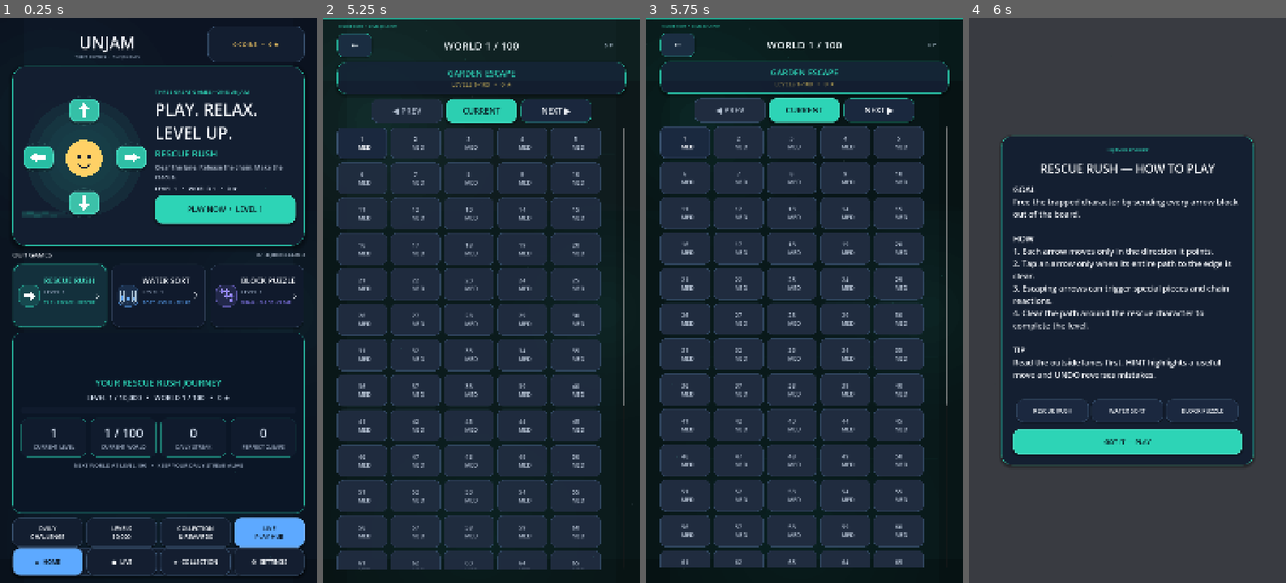
Above: before the commit, frames 1-4 (left to right).
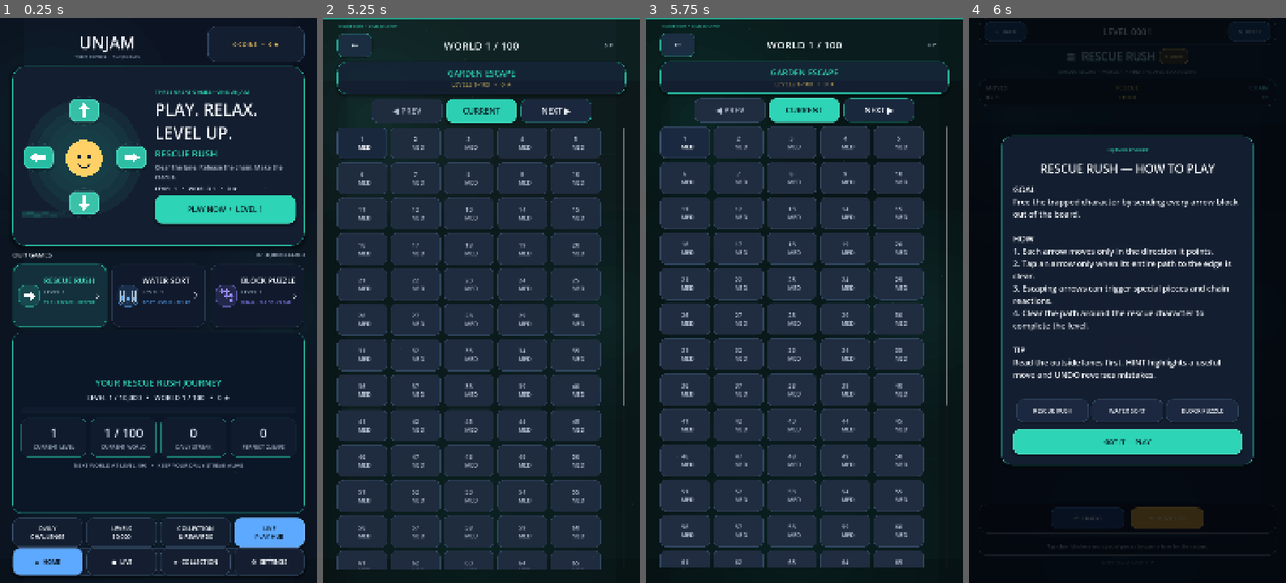
Above: after the commit, the same moments.

Repository: eghosa001/unjam
Game: Godot game, scene res://scenes/Main.tscn
The game is run twice, just before and just after one commit, with the same random seed, the same clock (stepped at 60 frames per second) and the same inputs.
Inputs:
- Up to frame 1 (0.25 s): no input
- Up to frame 2 (5.25 s): click "PLAY NOW • LEVEL 1" at 0.5 s; click "NEXT ▶" at 1.25 s; click "←" at 2 s; click "PLAY NOW • LEVEL 1" at 2.75 s; click "◀ PREV" at 3.5 s; click "NEXT ▶" at 4.25 s; click "CURRENT" at 5 s
- Up to frame 3 (5.75 s): no input
- Up to frame 4 (6 s): click "1 MED" at 5.75 s

Frames 1-3 are identical in both runs. In frame 4, 53% of the frame differs, in the area x 0-100%, y 0-100%.
Error before the commit: Parse Error: Could not resolve class "res://scripts/game/rescue_rush_polished.gd". (res://scripts/game/rescue_rush_premium.gd:1)

Commit message:
Restore full Rescue gameplay and apply narrow HUD scaling

Diff:
--- a/scripts/game/game.gd
+++ b/scripts/game/game.gd
@@ -219,21 +219,467 @@
 	hint_label.autowrap_mode = TextServer.AUTOWRAP_WORD_SMART
 	hint_label.custom_minimum_size = Vector2(0, 60)
 	root_box.add_child(hint_label)
+	PremiumVisuals.entrance(root_box, 0.03)
+
+func piece_color(type: String) -> Color:
+	match type:
+		"rotate": return Color("7656c9")
+		"key": return Color("d89b36")
+		"gate": return Color("754668")
+		"bomb": return Color("c4534c")
+		"linked": return Color("2b9e91")
+		"blocker": return Color("343b4a")
+		_: return Color("2f5f91").lerp(world_accent(), 0.25)
 
 func render_board() -> void:
-	# Keep the rest of the established gameplay implementation in this file.
-	# This method body and the methods below are supplied by the existing source.
-	_render_board_existing()
-
-func _render_board_existing() -> void:
+	if board_grid == null:
+		return
 	for child in board_grid.get_children():
 		child.queue_free()
-	var cell_size := clampf((900.0 - float(width - 1) * 10.0) / float(width), 88.0, 132.0)
+	moves_label.text = "MOVES  %d / %d" % [moves, par_moves]
+	rescue_label.text = "SAFE" if rescued else "RESCUE  " + rescue_id.to_upper()
+	chain_label.text = "CHAIN ×%d" % chain_count if chain_count > 1 else ""
+	var cell_size: int = 142 if width <= 5 else 116
 	for y in range(height):
 		for x in range(width):
 			var pos := Vector2i(x, y)
-			var cell := _make_cell(pos, cell_size)
-			board_grid.add_child(cell)
-	moves_label.text = "MOVES\n%d / %d" % [moves, par_moves]
-	rescue_label.text = "RESCUE\n%s" % rescue_id.to_upper()
-	chain_label.text = "CHAIN\n×%d" % maxi(1, chain_count)
+			var piece_index: int = get_piece_index_at(pos)
+			if not rescued and pos == rescue_pos:
+				var slot := PanelContainer.new()
+				slot.custom_minimum_size = Vector2(cell_size, cell_size)
+				slot.add_theme_stylebox_override("panel", style_box(Color("18243d"), 28, Color("ffd166"), 2))
+				var token := RescueToken.new()
+				token.custom_minimum_size = Vector2(cell_size, cell_size)
+				token.configure(rescue_id, Color("ffd166"))
+				slot.add_child(token)
+				board_grid.add_child(slot)
+				_animate_cell(slot, x, y)
+			elif piece_index >= 0:
+				var piece: Dictionary = pieces[piece_index]
+				var button := PremiumPieceButton.new()
+				button.custom_minimum_size = Vector2(cell_size, cell_size)
+				button.tooltip_text = String(piece.get("type", "normal")).capitalize()
+				button.configure(String(piece.get("type", "normal")), String(piece.get("direction", "right")), piece_color(String(piece.get("type", "normal"))))
+				button.disabled = String(piece.get("type", "normal")) in ["gate", "blocker"]
+				if not button.disabled:
+					button.pressed.connect(try_move.bind(piece_index))
+				board_grid.add_child(button)
+				_animate_cell(button, x, y)
+			else:
+				var empty := PanelContainer.new()
+				empty.custom_minimum_size = Vector2(cell_size, cell_size)
+				empty.add_theme_stylebox_override("panel", style_box(Color(1, 1, 1, 0.025), 24, Color(1, 1, 1, 0.035), 1))
+				board_grid.add_child(empty)
+				_animate_cell(empty, x, y)
+
+func _animate_cell(cell: Control, x: int, y: int) -> void:
+	cell.modulate.a = 0.0
+	cell.scale = Vector2(0.92, 0.92)
+	cell.pivot_offset = cell.custom_minimum_size / 2.0
+	var tween := create_tween()
+	tween.set_parallel(true)
+	var delay: float = float(x + y) * 0.008
+	tween.tween_property(cell, "modulate:a", 1.0, 0.13).set_delay(delay)
+	tween.tween_property(cell, "scale", Vector2.ONE, 0.18).set_delay(delay).set_trans(Tween.TRANS_BACK).set_ease(Tween.EASE_OUT)
+
+func get_piece_index_at(pos: Vector2i) -> int:
+	for i in range(pieces.size()):
+		var piece: Dictionary = pieces[i]
+		if bool(piece.get("active", true)) and Vector2i(int(piece.get("x", -1)), int(piece.get("y", -1))) == pos:
+			return i
+	return -1
+
+func piece_position(piece: Dictionary) -> Vector2i:
+	return Vector2i(int(piece.get("x", 0)), int(piece.get("y", 0)))
+
+func is_inside(pos: Vector2i) -> bool:
+	return pos.x >= 0 and pos.y >= 0 and pos.x < width and pos.y < height
+
+func is_path_clear(index: int) -> bool:
+	if index < 0 or index >= pieces.size():
+		return false
+	var piece: Dictionary = pieces[index]
+	if not bool(piece.get("active", true)):
+		return false
+	var type: String = String(piece.get("type", "normal"))
+	if type in ["blocker", "gate"]:
+		return false
+	var direction: Vector2i = DIRECTIONS.get(String(piece.get("direction", "right")), Vector2i.RIGHT)
+	var pos: Vector2i = piece_position(piece) + direction
+	while is_inside(pos):
+		if not rescued and pos == rescue_pos:
+			return false
+		if get_piece_index_at(pos) >= 0:
+			return false
+		pos += direction
+	return true
+
+func snapshot() -> Dictionary:
+	return {"pieces": pieces.duplicate(true), "moves": moves, "rescued": rescued, "chain": chain_count, "hints": hints_used_this_level}
+
+func _legal_map() -> Dictionary:
+	var result: Dictionary = {}
+	for i in range(pieces.size()):
+		result[i] = is_path_clear(i)
+	return result
+
+func try_move(index: int) -> void:
+	if board_locked or rescued:
+		return
+	hint_label.text = ""
+	if not is_path_clear(index):
+		chain_count = 0
+		hint_label.text = "Blocked — clear its path first."
+		FeedbackManager.blocked()
+		shake_board()
+		return
+	board_locked = true
+	var legal_before: Dictionary = _legal_map()
+	history.append(snapshot())
+	moves += 1
+	chain_count = 1
+	FeedbackManager.escape(chain_count)
+	escape_piece(index, true)
+	await get_tree().create_timer(0.07).timeout
+	await _resolve_cascades(legal_before)
+	await resolve_rescue()
+	if not rescued:
+		render_board()
+		_save_checkpoint()
+	board_locked = false
+
+func _resolve_cascades(previous_legal: Dictionary) -> void:
+	var baseline: Dictionary = previous_legal.duplicate()
+	var guard: int = 0
+	var max_steps: int = maxi(8, pieces.size() * 2)
+	while guard < max_steps:
+		guard += 1
+		var newly_opened: Array[int] = []
+		for i in range(pieces.size()):
+			if bool(pieces[i].get("active", true)) and is_path_clear(i) and not bool(baseline.get(i, false)):
+				newly_opened.append(i)
+		if newly_opened.is_empty():
+			break
+		var before_batch: Dictionary = _legal_map()
+		for index in newly_opened:
+			if index >= 0 and index < pieces.size() and bool(pieces[index].get("active", true)) and is_path_clear(index):
+				chain_count += 1
+				FeedbackManager.escape(chain_count)
+				escape_piece(index, true)
+				PremiumVisuals.burst(Vector2(540, 860), world_accent(), mini(18, 5 + chain_count))
+				await get_tree().create_timer(0.045).timeout
+		baseline = before_batch
+	if chain_count >= 3:
+		AnalyticsManager.track("cascade", {"level": level_number, "chain": chain_count})
+
+func shake_board() -> void:
+	if board_panel == null:
+		return
+	var start: Vector2 = board_panel.position
+	var tween := create_tween()
+	tween.tween_property(board_panel, "position", start + Vector2(12, 0), 0.035)
+	tween.tween_property(board_panel, "position", start - Vector2(10, 0), 0.035)
+	tween.tween_property(board_panel, "position", start, 0.04)
+
+func escape_piece(index: int, trigger_effect: bool) -> void:
+	if index < 0 or index >= pieces.size() or not bool(pieces[index].get("active", true)):
+		return
+	var piece: Dictionary = pieces[index]
+	pieces[index]["active"] = false
+	if not trigger_effect:
+		return
+	match String(piece.get("type", "normal")):
+		"rotate": rotate_neighbors(piece_position(piece))
+		"key": open_gates(String(piece.get("key_id", "default")))
+		"bomb": explode_at(piece_position(piece))
+		"linked": activate_link(String(piece.get("link_id", "")), index)
+	if chain_count > 1:
+		FeedbackManager.effect()
+
+func rotate_neighbors(center: Vector2i) -> void:
+	var directions: Array[Vector2i] = [Vector2i.UP, Vector2i.DOWN, Vector2i.LEFT, Vector2i.RIGHT]
+	for direction in directions:
+		var idx: int = get_piece_index_at(center + direction)
+		if idx >= 0:
+			var type: String = String(pieces[idx].get("type", "normal"))
+			if type not in ["blocker", "gate"]:
+				pieces[idx]["direction"] = rotate_direction(String(pieces[idx].get("direction", "right")))
+				chain_count += 1
+
+func rotate_direction(direction: String) -> String:
+	match direction:
+		"up": return "right"
+		"right": return "down"
+		"down": return "left"
+		_: return "up"
+
+func open_gates(key_id: String) -> void:
+	for i in range(pieces.size()):
+		if bool(pieces[i].get("active", true)) and String(pieces[i].get("type", "")) == "gate" and String(pieces[i].get("key_id", "default")) == key_id:
+			pieces[i]["active"] = false
+			chain_count += 1
+
+func explode_at(center: Vector2i) -> void:
+	for y in range(center.y - 1, center.y + 2):
+		for x in range(center.x - 1, center.x + 2):
+			var idx: int = get_piece_index_at(Vector2i(x, y))
+			if idx >= 0 and String(pieces[idx].get("type", "")) != "gate":
+				pieces[idx]["active"] = false
+				chain_count += 1
+
+func activate_link(link_id: String, source_index: int) -> void:
+	if link_id.is_empty():
+		return
+	for i in range(pieces.size()):
+		if i == source_index or not bool(pieces[i].get("active", true)):
+			continue
+		if String(pieces[i].get("type", "")) == "linked" and String(pieces[i].get("link_id", "")) == link_id:
+			if is_path_clear(i):
+				pieces[i]["active"] = false
+			else:
+				pieces[i]["direction"] = rotate_direction(String(pieces[i].get("direction", "right")))
+			chain_count += 1
+
+func rescue_has_exit() -> bool:
+	if rescued:
+		return true
+	var directions: Array[Vector2i] = [Vector2i.UP, Vector2i.DOWN, Vector2i.LEFT, Vector2i.RIGHT]
+	for direction in directions:
+		var pos: Vector2i = rescue_pos + direction
+		var blocked: bool = false
+		while is_inside(pos):
+			if get_piece_index_at(pos) >= 0:
+				blocked = true
+				break
+			pos += direction
+		if not blocked:
+			return true
+	return false
+
+func resolve_rescue() -> void:
+	if not rescue_has_exit():
+		return
+	rescued = true
+	chain_count += 1
+	FeedbackManager.rescue()
+	PremiumVisuals.burst(Vector2(540, 860), world_accent(), 28)
+	PremiumVisuals.screen_flash(world_accent(), 0.16)
+	await get_tree().create_timer(0.12).timeout
+	complete_level()
+
+func complete_level() -> void:
+	var stars: int = 3
+	if moves > par_moves:
+		stars = 2
+	if moves > par_moves + 3:
+		stars = 1
+	completion_rewards = {}
+	_clear_checkpoint(false)
+	if daily_mode:
+		SaveManager.complete_daily(String(level_data.get("daily_key", DailyChallenge.date_key())), 100)
+	else:
+		completion_rewards = SaveManager.complete_level(level_number, stars, rescue_id, 25 * stars)
+		RetentionManager.record_level_complete(level_number, stars, moves, par_moves, chain_count, rescue_id, hints_used_this_level)
+	AdManager.note_level_completed()
+	AnalyticsManager.level_completed(level_number, moves, stars)
+	show_result(stars)
+
+func reward_summary() -> String:
+	if completion_rewards.is_empty():
+		return ""
+	var lines: Array[String] = []
+	if bool(completion_rewards.get("perfect", false)):
+		lines.append("PERFECT CLEAR  •  STREAK %d" % int(completion_rewards.get("perfect_streak", 0)))
+	if bool(completion_rewards.get("milestone", false)):
+		lines.append("MILESTONE CHEST UNLOCKED")
+	if bool(completion_rewards.get("world_badge", false)):
+		lines.append("WORLD %d BADGE EARNED" % int(completion_rewards.get("world", 0)))
+	if int(completion_rewards.get("prestige", 0)) > 0:
+		lines.append("+%d PRESTIGE" % int(completion_rewards.get("prestige", 0)))
+	return "\n".join(lines)
+
+func show_result(stars: int) -> void:
+	var overlay := ColorRect.new()
+	overlay.color = Color(0.012, 0.022, 0.05, 0.96)
+	overlay.set_anchors_and_offsets_preset(Control.PRESET_FULL_RECT)
+	add_child(overlay)
+	var panel := PanelContainer.new()
+	panel.set_anchors_preset(Control.PRESET_CENTER)
+	panel.position = Vector2(-345, -405)
+	panel.custom_minimum_size = Vector2(690, 810)
+	panel.add_theme_stylebox_override("panel", style_box(Color("111f38"), 38, world_accent(), 3))
+	overlay.add_child(panel)
+	var box := VBoxContainer.new()
+	box.alignment = BoxContainer.ALIGNMENT_CENTER
+	box.add_theme_constant_override("separation", 20)
+	panel.add_child(box)
+	var token := RescueToken.new()
+	token.custom_minimum_size = Vector2(170, 170)
+	token.configure(rescue_id, Color("ffd166"))
+	box.add_child(token)
+	var title := Label.new()
+	title.text = "DAILY COMPLETE" if daily_mode else "RESCUE COMPLETE"
+	title.horizontal_alignment = HORIZONTAL_ALIGNMENT_CENTER
+	title.add_theme_font_size_override("font_size", 44)
+	box.add_child(title)
+	var star_label := Label.new()
+	star_label.text = "★".repeat(stars) + "☆".repeat(3 - stars)
+	star_label.horizontal_alignment = HORIZONTAL_ALIGNMENT_CENTER
+	star_label.add_theme_font_size_override("font_size", 54)
+	star_label.add_theme_color_override("font_color", Color("ffd166"))
+	box.add_child(star_label)
+	var base_reward: int = 100 if daily_mode else int(completion_rewards.get("base_coins", 0))
+	var bonus_reward: int = 0 if daily_mode else int(completion_rewards.get("bonus_coins", 0))
+	var stats := Label.new()
+	stats.text = "%d MOVES   •   +%d COINS" % [moves, base_reward + bonus_reward]
+	stats.horizontal_alignment = HORIZONTAL_ALIGNMENT_CENTER
+	stats.add_theme_font_size_override("font_size", 22)
+	box.add_child(stats)
+	var summary: String = reward_summary()
+	if not summary.is_empty():
+		var reward_label := Label.new()
+		reward_label.text = summary
+		reward_label.horizontal_alignment = HORIZONTAL_ALIGNMENT_CENTER
+		reward_label.add_theme_font_size_override("font_size", 18)
+		box.add_child(reward_label)
+	var double_reward := Button.new()
+	double_reward.text = "DOUBLE BASE REWARD" if base_reward > 0 else "REWARD CLAIMED"
+	double_reward.disabled = base_reward <= 0
+	double_reward.custom_minimum_size = Vector2(470, 78)
+	style_button(double_reward, true)
+	double_reward.pressed.connect(func() -> void:
+		double_reward.disabled = true
+		AdManager.show_rewarded("double_reward", func() -> void: SaveManager.add_coins(base_reward))
+		double_reward.text = "BASE REWARD DOUBLED"
+	)
+	box.add_child(double_reward)
+	var next := Button.new()
+	next.text = "BACK HOME" if daily_mode else ("NEXT RESCUE" if LevelManager.has_level(level_number + 1) else "CAMPAIGN COMPLETE")
+	next.custom_minimum_size = Vector2(470, 84)
+	style_button(next)
+	next.pressed.connect(func() -> void:
+		if AdManager.should_show_interstitial():
+			AdManager.show_interstitial()
+		finished.emit(-1 if daily_mode else level_number)
+		queue_free()
+	)
+	box.add_child(next)
+	PremiumVisuals.entrance(panel, 0.08)
+
+func undo_move() -> void:
+	if history.is_empty() or rescued or board_locked:
+		return
+	var state: Dictionary = history.pop_back()
+	pieces = state.get("pieces", []).duplicate(true)
+	moves = int(state.get("moves", 0))
+	rescued = bool(state.get("rescued", false))
+	chain_count = int(state.get("chain", 0))
+	hints_used_this_level = int(state.get("hints", hints_used_this_level))
+	SaveManager.record_undo()
+	FeedbackManager.tap()
+	hint_label.text = "Move undone."
+	render_board()
+	_save_checkpoint()
+
+func show_hint() -> void:
+	if board_locked or rescued:
+		return
+	hints_used_this_level += 1
+	SaveManager.record_hint()
+	FeedbackManager.tap()
+	AnalyticsManager.hint_used(level_number)
+	var index: int = PuzzleSolver.first_solution_move(level_data, pieces, 6000)
+	if index >= 0 and index < pieces.size():
+		var piece: Dictionary = pieces[index]
+		hint_label.text = "Solution hint: move the %s at row %d, column %d." % [String(piece.get("type", "normal")).capitalize(), int(piece.get("y", 0)) + 1, int(piece.get("x", 0)) + 1]
+		_save_checkpoint()
+		return
+	hint_label.text = "Dead end. Use Undo or Retry to recover."
+
+func restart_level() -> void:
+	AnalyticsManager.level_restarted(level_number)
+	_clear_checkpoint(true)
+	var original_level: int = level_number
+	var original_daily: bool = daily_mode
+	var original_custom: Dictionary = custom_level_data.duplicate(true)
+	for child in get_children():
+		child.queue_free()
+	level_number = original_level
+	daily_mode = original_daily
+	custom_level_data = original_custom
+	level_data = {}
+	pieces.clear()
+	history.clear()
+	moves = 0
+	chain_count = 0
+	rescued = false
+	board_locked = false
+	hints_used_this_level = 0
+	call_deferred("_restart_in_place")
+
+func _restart_in_place() -> void:
+	level_data = custom_level_data.duplicate(true) if not custom_level_data.is_empty() else LevelManager.load_level(level_number)
+	width = int(level_data.get("width", 5))
+	height = int(level_data.get("height", 5))
+	par_moves = int(level_data.get("par_moves", 8))
+	rescue_id = String(level_data.get("rescue_id", "chick"))
+	var rp: Array = level_data.get("rescue", [2, 2])
+	rescue_pos = Vector2i(int(rp[0]), int(rp[1]))
+	for raw_piece in level_data.get("pieces", []):
+		if raw_piece is Dictionary:
+			var piece: Dictionary = raw_piece.duplicate(true)
+			piece["active"] = true
+			pieces.append(piece)
+	build_ui()
+	render_board()
+
+func _save_checkpoint() -> void:
+	if rescued or level_data.is_empty():
+		return
+	SaveManager.data["active_run"] = {
+		"level": level_number,
+		"daily": daily_mode,
+		"daily_key": String(level_data.get("daily_key", "")),
+		"level_data": level_data.duplicate(true) if daily_mode else {},
+		"pieces": pieces.duplicate(true),
+		"moves": moves,
+		"chain": chain_count,
+		"hints": hints_used_this_level,
+		"saved_at": int(Time.get_unix_time_from_system())
+	}
+	SaveManager.save()
+
+func _restore_checkpoint() -> void:
+	var raw: Variant = SaveManager.data.get("active_run", {})
+	if not raw is Dictionary:
+		return
+	var checkpoint: Dictionary = raw
+	if checkpoint.is_empty() or int(checkpoint.get("level", -1)) != level_number or bool(checkpoint.get("daily", false)) != daily_mode:
+		return
+	if daily_mode and String(checkpoint.get("daily_key", "")) != String(level_data.get("daily_key", "")):
+		return
+	var restored: Variant = checkpoint.get("pieces", [])
+	if not restored is Array or restored.size() != pieces.size():
+		return
+	var clean: Array[Dictionary] = []
+	for raw_piece in restored:
+		if not raw_piece is Dictionary:
+			return
+		clean.append(raw_piece.duplicate(true))
+	pieces = clean
+	moves = maxi(0, int(checkpoint.get("moves", 0)))
+	chain_count = maxi(0, int(checkpoint.get("chain", 0)))
+	hints_used_this_level = maxi(0, int(checkpoint.get("hints", 0)))
+	history.clear()
+	if hint_label != null:
+		hint_label.text = "Rescue restored from your last checkpoint."
+
+func _clear_checkpoint(save_now: bool = true) -> void:
+	SaveManager.data["active_run"] = {}
+	if save_now:
+		SaveManager.save()
+
+func _quit() -> void:
+	_save_checkpoint()
+	quit_requested.emit()
+	queue_free()
